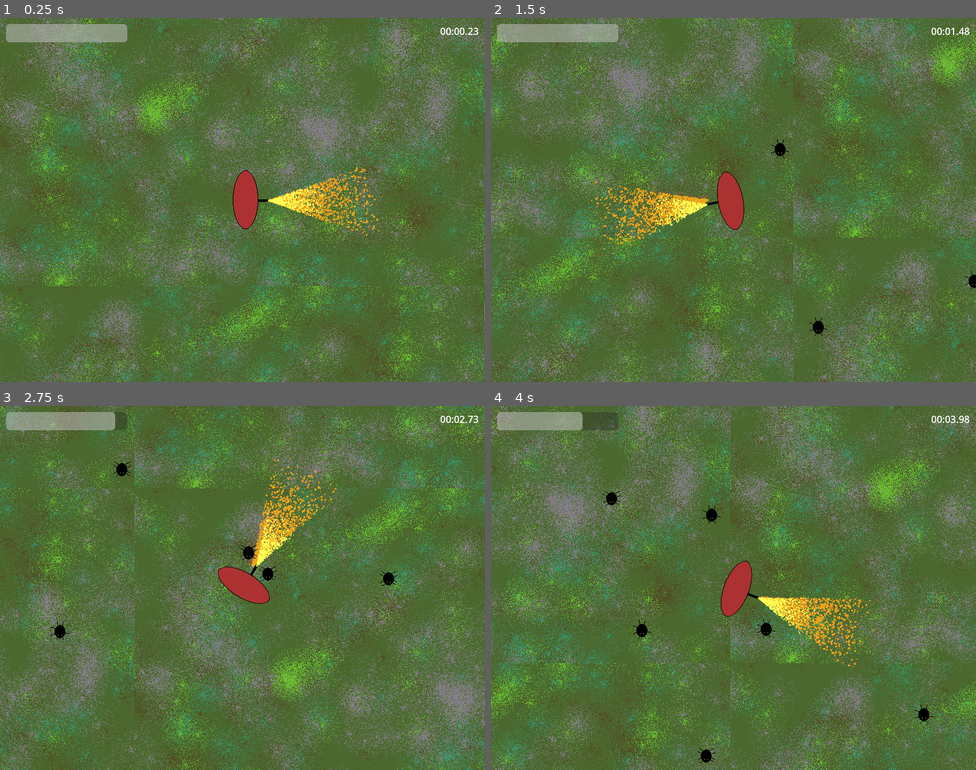
Above: before the commit, frames 1-4 (two rows, left to right).
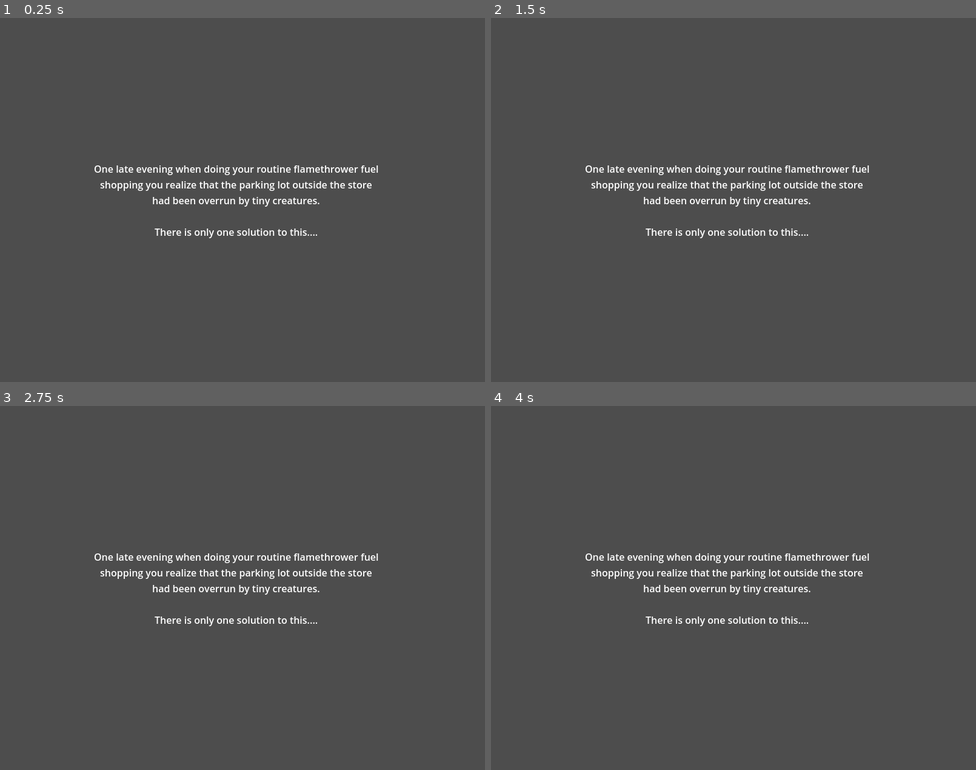
Above: after the commit, the same moments.

Repository: Reicher/ld56
Game: Godot game, scene res://main.tscn
Same seed, same stepped clock (60 frames per second), same inputs: the game is played once before the commit and once after it.
Inputs (mouse positions are in pixels of both pictures, inside the frame that each line leads up to):
- Up to frame 1 (0.25 s): no input
- Up to frame 2 (1.5 s): move the mouse to (840, 181) at 0.52 s; hold D (right) 0.53-1.28 s; move the mouse to (636, 218) at 1.27 s; hold S (down) from 1.28 s (still down)
- Up to frame 3 (2.75 s): move the mouse to (291, 507) at 2.02 s; release S (down) at 2.03 s; hold D (right) from 2.03 s (still down)
- Up to frame 4 (4 s): move the mouse to (709, 660) at 2.77 s; release D (right) at 2.78 s; hold W (up) 2.78-3.53 s; move the mouse to (879, 642) at 3.52 s; hold A (left) from 3.53 s (still down)

The runs differ from the first frame. In frame 1, 100% of the frame differs, in the area x 0-100%, y 0-100%; in frame 2, 100%; in frame 3, 100%; in frame 4, 100%.

Commit message:
Have a working but butt-ugly game

Diff:
--- a/project.godot
+++ b/project.godot
@@ -14,6 +14,10 @@
 run/main_scene="res://main.tscn"
 config/features=PackedStringArray("4.3", "Mobile")
 config/icon="res://icon.svg"
+
+[autoload]
+
+Global="*res://scripts/global.gd"
 
 [display]
 
--- a/scenes/Enemy.tscn
+++ b/scenes/Enemy.tscn
@@ -1,18 +1,18 @@
 [gd_scene load_steps=8 format=3 uid="uid://k8fkdbbtnjg3"]
 
-[ext_resource type="Texture2D" uid="uid://bmfkei62gsaus" path="res://assets/image/bug1.png" id="1_0dlww"]
-[ext_resource type="Script" path="res://scripts/enemy.gd" id="1_rbu4e"]
+[ext_resource type="Script" path="res://scripts/enemy.gd" id="1_ltpmf"]
+[ext_resource type="Texture2D" uid="uid://bmfkei62gsaus" path="res://assets/image/bug1.png" id="2_4gi5o"]
 
 [sub_resource type="CapsuleShape2D" id="CapsuleShape2D_b5lu8"]
 radius = 9.0
 height = 22.0
 
 [sub_resource type="AtlasTexture" id="AtlasTexture_skqyn"]
-atlas = ExtResource("1_0dlww")
+atlas = ExtResource("2_4gi5o")
 region = Rect2(0, 0, 32, 32)
 
 [sub_resource type="AtlasTexture" id="AtlasTexture_qf7dg"]
-atlas = ExtResource("1_0dlww")
+atlas = ExtResource("2_4gi5o")
 region = Rect2(32, 0, 32, 32)
 
 [sub_resource type="SpriteFrames" id="SpriteFrames_o1lwk"]
@@ -43,7 +43,7 @@
 [node name="AnimatedSprite2D" type="AnimatedSprite2D" parent="."]
 sprite_frames = SubResource("SpriteFrames_o1lwk")
 autoplay = "default"
-frame_progress = 0.818869
+frame_progress = 0.295884
 
 [node name="Dangerzone" type="Area2D" parent="."]
 position = Vector2(0, 2)
--- a/scenes/game.tscn
+++ b/scenes/game.tscn
@@ -1,12 +1,12 @@
 [gd_scene load_steps=12 format=3 uid="uid://7ge4nhej28et"]
 
-[ext_resource type="Script" path="res://scripts/game.gd" id="1_8kh38"]
 [ext_resource type="Texture2D" uid="uid://b37jkna0udif2" path="res://assets/image/ground.png" id="1_c2tpc"]
 [ext_resource type="Script" path="res://scripts/player.gd" id="2_dfuyl"]
 [ext_resource type="Texture2D" uid="uid://dfquvadxtpwwo" path="res://assets/image/player.png" id="3_6gwsy"]
 [ext_resource type="Script" path="res://scripts/flamethrower.gd" id="3_ee36o"]
 [ext_resource type="Texture2D" uid="uid://cpxe1k1krti07" path="res://assets/image/fire.png" id="4_piovb"]
 [ext_resource type="Script" path="res://scripts/enemySpawner.gd" id="5_j1kbq"]
+[ext_resource type="Script" path="res://scripts/ui.gd" id="7_ys8h5"]
 
 [sub_resource type="CapsuleShape2D" id="CapsuleShape2D_gh1wb"]
 radius = 20.0
@@ -27,7 +27,6 @@
 colors = PackedColorArray(1, 1, 0.329412, 1, 0.687416, 0.553105, 0.0582286, 1, 1, 0.666869, 0.123633, 1, 0.848877, 0.174717, 0.174047, 1, 1, 1, 1, 0)
 
 [node name="Node2D" type="Node2D"]
-script = ExtResource("1_8kh38")
 
 [node name="parallax-ground" type="Parallax2D" parent="."]
 repeat_size = Vector2(800, 600)
@@ -85,6 +84,7 @@
 script = ExtResource("5_j1kbq")
 
 [node name="UI" type="CanvasLayer" parent="."]
+script = ExtResource("7_ys8h5")
 
 [node name="Margins" type="MarginContainer" parent="UI"]
 anchors_preset = 15
@@ -118,7 +118,8 @@
 size_flags_horizontal = 8
 size_flags_vertical = 0
 
-[connection signal="health_changed" from="Player" to="." method="_on_player_health_changed"]
+[connection signal="died" from="Player" to="UI" method="_on_player_died"]
+[connection signal="health_changed" from="Player" to="UI" method="_on_player_health_changed"]
 [connection signal="body_entered" from="Player/Flamethrower/Area2D" to="Player/Flamethrower" method="_on_area_2d_body_entered"]
 [connection signal="body_exited" from="Player/Flamethrower/Area2D" to="Player/Flamethrower" method="_on_area_2d_body_exited"]
 [connection signal="timeout" from="EnemySpawner" to="EnemySpawner" method="_on_timeout"]
--- /dev/null
+++ b/scenes/story.tscn
@@ -0,0 +1,76 @@
+[gd_scene load_steps=5 format=3 uid="uid://d00fmo2onee7c"]
+
+[ext_resource type="Script" path="res://scripts/story.gd" id="1_7ec8d"]
+
+[sub_resource type="Animation" id="Animation_a44or"]
+length = 0.001
+tracks/0/type = "value"
+tracks/0/imported = false
+tracks/0/enabled = true
+tracks/0/path = NodePath("StoryLabel:modulate")
+tracks/0/interp = 1
+tracks/0/loop_wrap = true
+tracks/0/keys = {
+"times": PackedFloat32Array(0),
+"transitions": PackedFloat32Array(1),
+"update": 0,
+"values": [Color(1, 1, 1, 1)]
+}
+
+[sub_resource type="Animation" id="Animation_uy4vn"]
+resource_name = "FadeOut"
+length = 3.0
+tracks/0/type = "value"
+tracks/0/imported = false
+tracks/0/enabled = true
+tracks/0/path = NodePath("StoryLabel:modulate")
+tracks/0/interp = 1
+tracks/0/loop_wrap = true
+tracks/0/keys = {
+"times": PackedFloat32Array(0, 3),
+"transitions": PackedFloat32Array(1, 1),
+"update": 0,
+"values": [Color(1, 1, 1, 1), Color(1, 1, 1, 0)]
+}
+
+[sub_resource type="AnimationLibrary" id="AnimationLibrary_syxnp"]
+_data = {
+"FadeOutStory": SubResource("Animation_uy4vn"),
+"RESET": SubResource("Animation_a44or")
+}
+
+[node name="Story" type="Control"]
+layout_mode = 3
+anchors_preset = 15
+anchor_right = 1.0
+anchor_bottom = 1.0
+grow_horizontal = 2
+grow_vertical = 2
+script = ExtResource("1_7ec8d")
+
+[node name="StoryLabel" type="Label" parent="."]
+layout_mode = 1
+anchors_preset = 8
+anchor_left = 0.5
+anchor_top = 0.5
+anchor_right = 0.5
+anchor_bottom = 0.5
+offset_left = -250.0
+offset_top = -50.5
+offset_right = 230.0
+offset_bottom = 50.5
+grow_horizontal = 2
+grow_vertical = 2
+text = "One late evening when doing your routine flamethrower fuel shopping you realize that the parking lot outside the store had been overrun by tiny creatures.
+
+There is only one solution to this...."
+horizontal_alignment = 1
+vertical_alignment = 1
+autowrap_mode = 3
+
+[node name="AnimationPlayer" type="AnimationPlayer" parent="."]
+libraries = {
+"": SubResource("AnimationLibrary_syxnp")
+}
+
+[connection signal="animation_finished" from="AnimationPlayer" to="." method="_on_animation_player_animation_finished"]
--- /dev/null
+++ b/scenes/title.tscn
@@ -0,0 +1,171 @@
+[gd_scene load_steps=8 format=3 uid="uid://ba21lt5mp8vuw"]
+
+[ext_resource type="Script" path="res://scripts/title.gd" id="1_e35yv"]
+
+[sub_resource type="LabelSettings" id="LabelSettings_8k85y"]
+font_size = 60
+font_color = Color(0.607449, 0, 0.127558, 1)
+outline_size = 8
+outline_color = Color(0, 0, 0, 1)
+shadow_size = 13
+
+[sub_resource type="Animation" id="Animation_vxn1o"]
+resource_name = "FadeIn"
+tracks/0/type = "value"
+tracks/0/imported = false
+tracks/0/enabled = true
+tracks/0/path = NodePath("FadeRect:color")
+tracks/0/interp = 1
+tracks/0/loop_wrap = true
+tracks/0/keys = {
+"times": PackedFloat32Array(0, 1),
+"transitions": PackedFloat32Array(1, 1),
+"update": 0,
+"values": [Color(0, 0, 0, 1), Color(0, 0, 0, 0)]
+}
+
+[sub_resource type="Animation" id="Animation_5exlx"]
+length = 0.001
+tracks/0/type = "value"
+tracks/0/imported = false
+tracks/0/enabled = true
+tracks/0/path = NodePath("FadeRect:color")
+tracks/0/interp = 1
+tracks/0/loop_wrap = true
+tracks/0/keys = {
+"times": PackedFloat32Array(0),
+"transitions": PackedFloat32Array(1),
+"update": 0,
+"values": [Color(0, 0, 0, 1)]
+}
+tracks/1/type = "value"
+tracks/1/imported = false
+tracks/1/enabled = true
+tracks/1/path = NodePath("MarginContainer/VBoxContainer/StartPromptLabel:modulate")
+tracks/1/interp = 1
+tracks/1/loop_wrap = true
+tracks/1/keys = {
+"times": PackedFloat32Array(0),
+"transitions": PackedFloat32Array(1),
+"update": 0,
+"values": [Color(1, 1, 1, 1)]
+}
+
+[sub_resource type="Animation" id="Animation_fbay6"]
+resource_name = "FadeOut"
+tracks/0/type = "value"
+tracks/0/imported = false
+tracks/0/enabled = true
+tracks/0/path = NodePath("FadeRect:color")
+tracks/0/interp = 1
+tracks/0/loop_wrap = true
+tracks/0/keys = {
+"times": PackedFloat32Array(0, 1),
+"transitions": PackedFloat32Array(1, 1),
+"update": 0,
+"values": [Color(0, 0, 0, 0), Color(0, 0, 0, 1)]
+}
+
+[sub_resource type="Animation" id="Animation_lmt2e"]
+resource_name = "BlinkPrompt"
+loop_mode = 1
+tracks/0/type = "value"
+tracks/0/imported = false
+tracks/0/enabled = true
+tracks/0/path = NodePath("MarginContainer/VBoxContainer/StartPromptLabel:modulate")
+tracks/0/interp = 1
+tracks/0/loop_wrap = true
+tracks/0/keys = {
+"times": PackedFloat32Array(0, 0.5, 1),
+"transitions": PackedFloat32Array(1, 1, 1),
+"update": 0,
+"values": [Color(1, 1, 1, 1), Color(1, 1, 1, 0), Color(1, 1, 1, 1)]
+}
+
+[sub_resource type="AnimationLibrary" id="AnimationLibrary_qef6f"]
+_data = {
+"BlinkPrompt": SubResource("Animation_lmt2e"),
+"FadeIn": SubResource("Animation_vxn1o"),
+"FadeOut": SubResource("Animation_fbay6"),
+"RESET": SubResource("Animation_5exlx")
+}
+
+[node name="TitleScreen" type="Control"]
+layout_mode = 3
+anchors_preset = 15
+anchor_right = 1.0
+anchor_bottom = 1.0
+grow_horizontal = 2
+grow_vertical = 2
+script = ExtResource("1_e35yv")
+
+[node name="background color" type="ColorRect" parent="."]
+layout_mode = 1
+anchors_preset = 15
+anchor_right = 1.0
+anchor_bottom = 1.0
+grow_horizontal = 2
+grow_vertical = 2
+color = Color(0.2002, 0.250354, 0.306006, 1)
+
+[node name="MarginContainer" type="MarginContainer" parent="."]
+layout_mode = 1
+anchors_preset = 15
+anchor_right = 1.0
+anchor_bottom = 1.0
+grow_horizontal = 2
+grow_vertical = 2
+theme_override_constants/margin_left = 25
+theme_override_constants/margin_top = 25
+theme_override_constants/margin_right = 25
+theme_override_constants/margin_bottom = 25
+
+[node name="VBoxContainer" type="VBoxContainer" parent="MarginContainer"]
+layout_mode = 2
+theme_override_constants/separation = 27
+
+[node name="TitleLabel" type="Label" parent="MarginContainer/VBoxContainer"]
+layout_mode = 2
+size_flags_vertical = 2
+text = "Kill them with fire!"
+label_settings = SubResource("LabelSettings_8k85y")
+horizontal_alignment = 1
+vertical_alignment = 1
+
+[node name="CreatorLabel" type="Label" parent="MarginContainer/VBoxContainer"]
+layout_mode = 2
+size_flags_vertical = 2
+text = "Created by Robin Reicher for Ludum Dare #56"
+horizontal_alignment = 1
+
+[node name="HighScoreLabel" type="Label" parent="MarginContainer/VBoxContainer"]
+layout_mode = 2
+text = "Last High Score: 0"
+horizontal_alignment = 1
+
+[node name="GuideLabel" type="Label" parent="MarginContainer/VBoxContainer"]
+layout_mode = 2
+text = "Use WASD to move, mouse to aim"
+horizontal_alignment = 1
+
+[node name="StartPromptLabel" type="Label" parent="MarginContainer/VBoxContainer"]
+layout_mode = 2
+size_flags_vertical = 10
+text = " Click any button to start"
+horizontal_alignment = 1
+
+[node name="AnimationPlayer" type="AnimationPlayer" parent="."]
+libraries = {
+"": SubResource("AnimationLibrary_qef6f")
+}
+
+[node name="FadeRect" type="ColorRect" parent="."]
+layout_mode = 1
+anchors_preset = 15
+anchor_right = 1.0
+anchor_bottom = 1.0
+grow_horizontal = 2
+grow_vertical = 2
+color = Color(0, 0, 0, 1)
+
+[connection signal="animation_finished" from="AnimationPlayer" to="." method="_on_animation_player_animation_finished"]
--- a/scripts/game.gd
+++ /dev/null
@@ -1,24 +0,0 @@
-extends Node2D
-
-@onready var player = $Player
-@onready var health_bar = $UI/Margins/HealthBarContainer/HealthBar
-
-var elapsed_time = 0.0
-
-func _ready():
-	health_bar.value = player.health
-
-func _on_player_health_changed(current_health: Variant) -> void:
-	print("AOUCH" + str(current_health))
-	health_bar.value = current_health
-
-func update_timer_label():
-	var timer_label = $UI/Margins/SurvivalTimer
-	var minutes = int(elapsed_time) / 60
-	var seconds = int(elapsed_time) % 60
-	var milliseconds = int((elapsed_time - int(elapsed_time)) * 100)
-	timer_label.text = "%02d:%02d.%02d" % [minutes, seconds, milliseconds]
-
-func _process(delta):
-	elapsed_time += delta
-	update_timer_label()
--- /dev/null
+++ b/scripts/global.gd
@@ -0,0 +1,21 @@
+# flobal.gd
+extends Node
+
+var high_score = 0
+
+func _ready():
+	load_high_score()
+
+func load_high_score():
+	var save_path = "user://save_game.save"
+	var file = FileAccess.open(save_path, FileAccess.ModeFlags.READ)
+	if file:
+		high_score = file.get_var()
+		file.close()
+
+func save_high_score(new_score):
+	high_score = new_score
+	var save_path = "user://save_game.save"
+	var file = FileAccess.open(save_path, FileAccess.ModeFlags.WRITE)
+	file.store_var(high_score)
+	file.close()
--- a/scripts/main.gd
+++ b/scripts/main.gd
@@ -1,4 +1,4 @@
 extends Node2D
 
 func _ready() -> void:
-	get_tree().change_scene_to_file("res://scenes/game.tscn")
+	get_tree().change_scene_to_file("res://scenes/story.tscn")
--- a/scripts/player.gd
+++ b/scripts/player.gd
@@ -5,6 +5,7 @@
 
 var health = max_health
 signal health_changed(current_health)
+signal died
 
 func _ready() -> void:
 	health = max_health
@@ -25,8 +26,4 @@
 	health -= amount
 	emit_signal("health_changed", health)
 	if health <= 0:
-		die()
-
-func die():
-	print("YOU DIED")
-	pass
+		emit_signal("died")
--- /dev/null
+++ b/scripts/story.gd
@@ -0,0 +1,11 @@
+extends Control
+
+var elapsed_time = 0.0
+
+func _process(delta):
+	elapsed_time += delta
+	if elapsed_time >= 4.0:
+		$AnimationPlayer.play("FadeOutStory")
+
+func _on_animation_player_animation_finished(anim_name: StringName) -> void:
+	get_tree().change_scene_to_file("res://scenes/title.tscn")
--- /dev/null
+++ b/scripts/title.gd
@@ -0,0 +1,20 @@
+# TitleScreen.gd
+extends Control
+
+var input_enabled = false
+
+func _ready():
+	$HighScoreLabel.text = "Last High Score: %s" % round(Global.high_score)
+	input_enabled = false  # Disable input at the beginning
+	$AnimationPlayer.play("FadeIn")
+
+func _on_animation_player_animation_finished(anim_name: StringName) -> void:
+	if anim_name == "FadeIn":
+		$AnimationPlayer.play("BlinkPrompt")
+		input_enabled = true
+	elif anim_name == "FadeOut":
+		get_tree().change_scene_to_file("res://scenes/game.tscn")
+
+func _input(event: InputEvent) -> void:
+	if event.is_pressed() and input_enabled:
+		$AnimationPlayer.play("FadeOut")
--- /dev/null
+++ b/scripts/ui.gd
@@ -0,0 +1,30 @@
+extends CanvasLayer
+
+var elapsed_time = 0.0
+var player = null
+
+func _ready():
+	player = get_parent().get_node("Player")
+	_on_player_health_changed(player.health)
+
+func _process(delta):
+	elapsed_time += delta
+	update_timer_label()
+
+func _on_player_health_changed(current_health):
+	var health_bar = $Margins/HealthBarContainer/HealthBar
+	health_bar.value = current_health
+
+func update_timer_label():
+	var timer_label = $Margins/SurvivalTimer
+	var minutes = int(elapsed_time) / 60
+	var seconds = int(elapsed_time) % 60
+	var milliseconds = int((elapsed_time - int(elapsed_time)) * 100)
+	timer_label.text = "%02d:%02d.%02d" % [minutes, seconds, milliseconds]
+
+func _on_player_died() -> void:
+	# Assuming you have an `elapsed_time` variable tracking survival time
+	if elapsed_time > Global.high_score:
+		Global.save_high_score(elapsed_time)
+
+		get_tree().change_scene_to_file("res://scenes/title.tscn")
Not shown: 1 places in scenes/Enemy.tscn that only renumber resources
Not shown, changed: .gitignore
